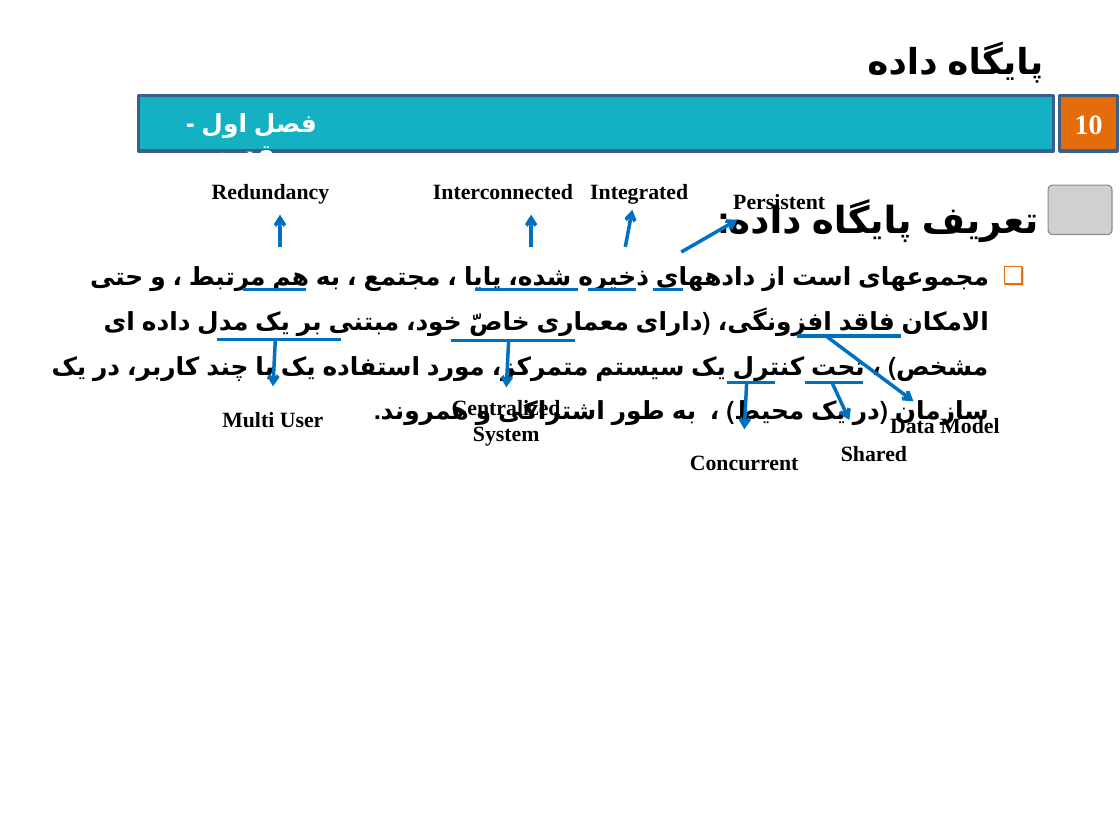
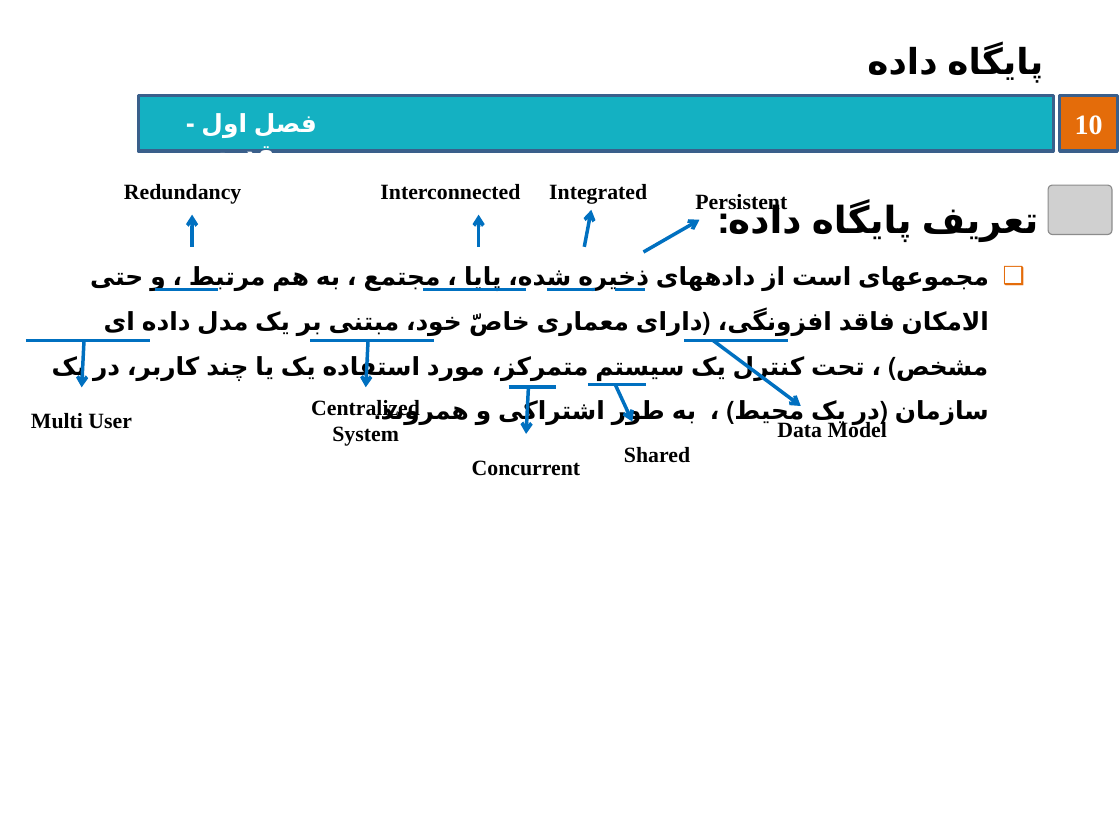
Before and after one commit to behnamhatami/DB-Slides, a slide deck: slide 10 of 1-DB-Introduction.pptx. Drawn at 1120x840 pixels with LibreOffice and Linux fonts; fonts in the diff are those of the drawing; grey boxes stand for pictures; background and template pictures are left out. Boxes give left, top, right and bottom in pixels: in the first picture for what was removed or moved away, otherwise in the second. Text is boxed around its words. In the diff, an @@ line names an element or a change of style, - is before the commit and + after.

Commit message:
editing slides 1 : from pages 1 to 20

```diff
--- a/1-DB-Introduction.pptx
+++ b/1-DB-Introduction.pptx
@@ text "Redundancy": place and size @@
-text "Redundancy" at <box>212,184,330,204</box>
+text "Redundancy" at <box>124,184,242,204</box>
@@ text "Interconnected": place and size @@
-text "Interconnected" at <box>433,184,573,200</box>
+text "Interconnected" at <box>380,184,520,200</box>
@@ 1 text, 1 line, 1 arrow: place and size @@
-1 text, 1 line, 1 arrow at <box>588,184,688,289</box>
+1 text, 1 line, 1 arrow at <box>547,184,647,289</box>
@@ arrow moved from (280, 246) - (280, 215) to (193, 246) - (193, 215) @@
@@ arrow moved from (531, 246) - (531, 215) to (478, 246) - (478, 215) @@
@@ line moved from (243, 289) - (306, 289) to (155, 289) - (218, 289) @@
@@ line moved from (475, 289) - (578, 289) to (423, 289) - (526, 289) @@
@@ 1 text, 1 arrow, 1 line: place and size @@
-1 text, 1 arrow, 1 line at <box>653,194,825,289</box>
+1 text, 1 arrow, 1 line at <box>616,194,787,289</box>
@@ 1 text, 1 arrow, 1 line: place and size @@
-1 text, 1 arrow, 1 line at <box>217,339,342,428</box>
+1 text, 1 arrow, 1 line at <box>26,340,150,429</box>
@@ 1 text, 1 arrow, 1 line: place and size @@
-1 text, 1 arrow, 1 line at <box>450,340,575,446</box>
+1 text, 1 arrow, 1 line at <box>310,340,435,446</box>
@@ line moved from (796, 336) - (900, 336) to (684, 340) - (788, 340) @@
@@ arrow moved from (827, 336) - (914, 401) to (713, 340) - (801, 405) @@
@@ 1 text, 1 arrow, 1 line: place and size @@
-1 text, 1 arrow, 1 line at <box>690,383,799,471</box>
+1 text, 1 arrow, 1 line at <box>472,388,581,476</box>
@@ 1 text, 1 line, 1 arrow: place and size @@
-1 text, 1 line, 1 arrow at <box>805,383,934,485</box>
+1 text, 1 line, 1 arrow at <box>588,384,690,463</box>
@@ text "Data Model": place and size @@
-text "Data Model" at <box>890,416,999,433</box>
+text "Data Model" at <box>777,421,887,438</box>
```
Also in this commit, not shown: 6 other slides changed.
